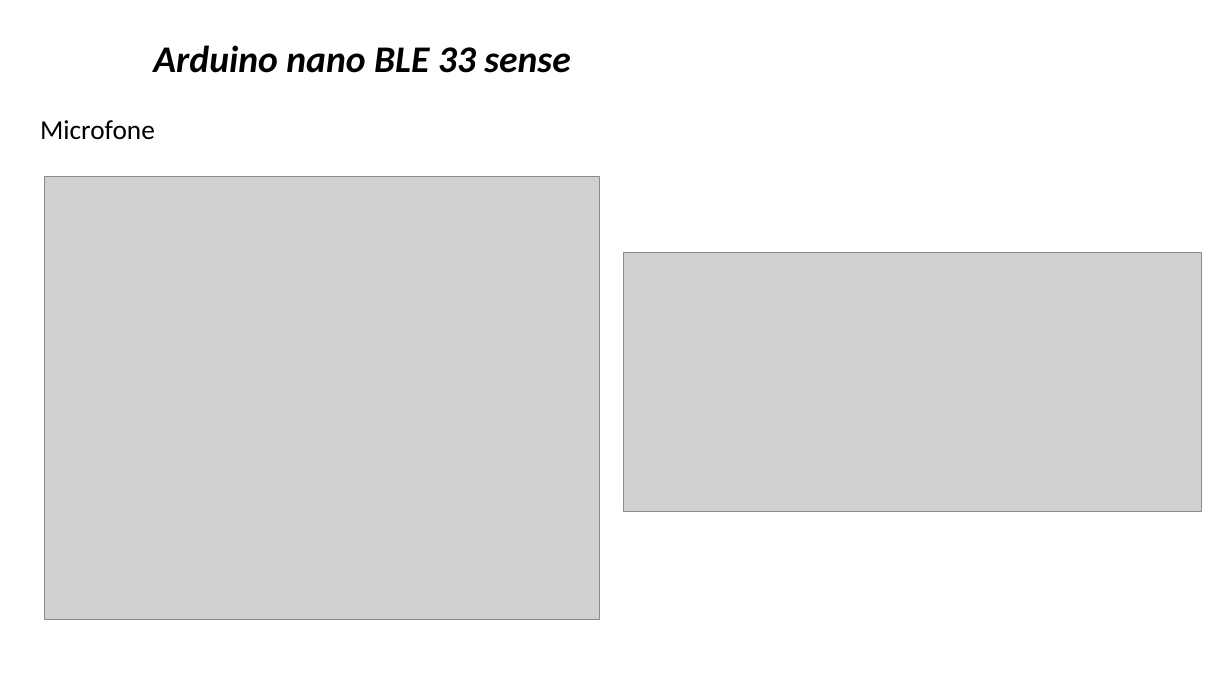
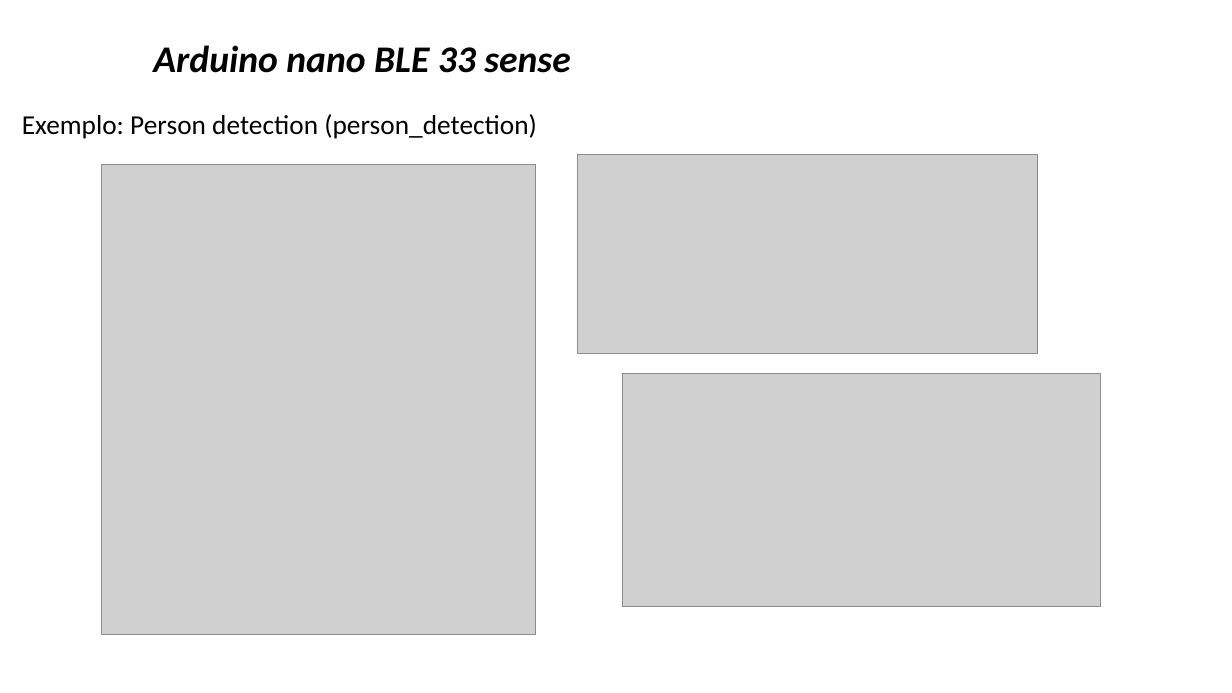
Before and after one commit to zz4fap/tp557-iot-ml, a slide deck: slide 16 of slides/TP557_14b_introducao_arduinoble.pptx (slide 18 before the commit). Drawn at 1232x693 pixels with LibreOffice and Linux fonts; fonts in the diff are those of the drawing; grey boxes stand for pictures; background and template pictures are left out. Boxes give left, top, right and bottom in pixels: in the first picture for what was removed or moved away, otherwise in the second. Text is boxed around its words. In the diff, an @@ line names an element or a change of style, - is before the commit and + after.

```diff
--- a/slides/TP557_14b_introducao_arduinoble.pptx
+++ b/slides/TP557_14b_introducao_arduinoble.pptx
@@ text at [22,114,537,139]: text changed @@
-Microfone
+Exemplo: Person detection (person_detection)
@@ picture: place and size @@
-picture at [44,177,600,619]
+picture at [102,165,535,634]
@@ picture: place and size @@
-picture at [624,252,1202,512]
+picture at [578,154,1037,353]
@@ picture added at [622,373,1101,607] @@
```
Also in this commit, not shown: 2 other slides changed, 3 slides removed, 1 other file.
